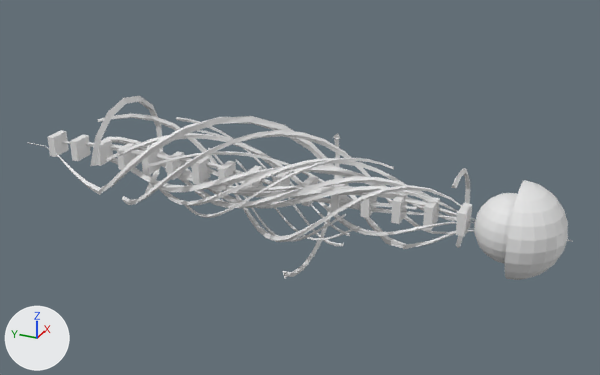
A saved change to the OBJ model Assets/Models/UpperArm/bras_0015.obj.
Rendered twice from a 50 mm lens placed at (-1.026, -0.507, 0.515), pointed at (0.029, -0.032, -0.012). The lights are fixed; the arrows at lower left show +X, +Y and +Z. Where no turn or scale is listed for an object, it has been applied to the vertices. Vertices at the same position are counted once.

In view in the first picture: 'bras_0015'.
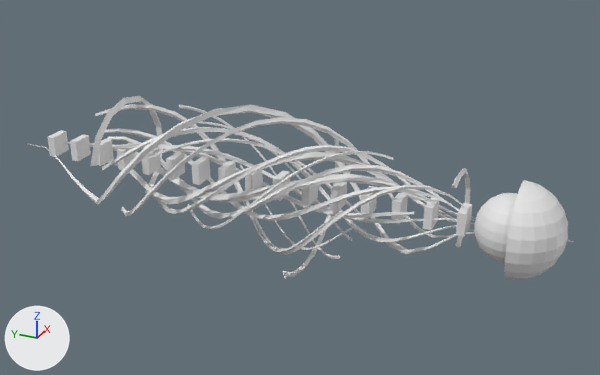
What changed in the scene script:
```text
Change me_bras_0015:
    remove me_bras_0015.from_pydata(...)  # 2438 vertices, 2445 faces; spans x -0.103..0.131, y -0.437..0.461, z -0.131..0.101
    add me_bras_0015.from_pydata(...)  # 2439 vertices, 2445 faces; spans x -0.11..0.131, y -0.437..0.461, z -0.131..0.112
    me_bras_0015 part 1: the loose piece of 98 vertices spanning x -0.075..0.08, y -0.145..0.155, z -0.081..0.01 is multiplied about the mesh origin by the matrix ((1.21, 0.003, 0.136), (0.0, 1.0, 0.0), (-0.132, -0.003, 1.215))
    me_bras_0015 part 2: the loose piece of 98 vertices spanning x -0.059..0.071, y -0.161..0.099, z -0.071..-0.004 is multiplied about the mesh origin by the matrix ((1.206, 0.006, 0.19), (0.0, 1.0, 0.0), (-0.181, -0.005, 1.216))
    me_bras_0015 part 3: the loose piece of 98 vertices spanning x -0.037..0.076, y -0.13..0.177, z -0.076..0.072 is multiplied about the mesh origin by the matrix ((1.264, 0.003, 0.035), (0.0, 1.0, 0.0), (-0.042, 0.004, 1.261))
    me_bras_0015 part 4: the loose piece of 98 vertices spanning x -0.01..0.062, y -0.129..0.139, z -0.06..0.058 is multiplied about the mesh origin by the matrix ((1.215, -0.006, -0.242), (0.0, 1.0, 0.0), (0.247, 0.01, 1.195))
    me_bras_0015 part 5: the loose piece of 98 vertices spanning x -0.084..0.077, y -0.353..0.256, z -0.066..0.083 is rebuilt with 98 vertices and now spans x -0.062..0.071, y -0.3..0.267, z -0.062..0.071
    me_bras_0015 part 6: the loose piece of 98 vertices spanning x -0.046..0.057, y -0.3..0.267, z -0.053..0.058 is rebuilt with 98 vertices and now spans x -0.055..0.056, y -0.272..0.314, z -0.056..0.038
    me_bras_0015 part 7: the loose piece of 98 vertices spanning x -0.059..0.038, y -0.298..0.245, z -0.058..0.058 is rebuilt with 98 vertices and now spans x -0.075..0.053, y -0.298..0.245, z -0.074..0.075
    me_bras_0015 part 8: the loose piece of 98 vertices spanning x -0.043..0.032, y -0.437..0.339, z -0.041..0.043 is rebuilt with 98 vertices and now spans x -0.063..0.047, y -0.437..0.339, z -0.06..0.063
    me_bras_0015 part 9: the loose piece of 98 vertices spanning x -0.05..0.044, y -0.337..0.326, z -0.05..0.043 is rebuilt with 98 vertices and now spans x -0.068..0.058, y -0.337..0.326, z -0.068..0.061
    me_bras_0015 part 10: the loose piece of 98 vertices spanning x -0.022..0.013, y -0.243..0.195, z -0.022..0.02 is rebuilt with 98 vertices and now spans x -0.023..0.031, y -0.226..0.277, z -0.031..0.03
    me_bras_0015 part 11: the loose piece of 98 vertices spanning x -0.071..0.028, y -0.18..0.168, z -0.071..0.066 is rebuilt with 98 vertices and now spans x -0.087..0.029, y -0.18..0.168, z -0.088..0.079
    me_bras_0015 part 12: the loose piece of 98 vertices spanning x -0.041..0.039, y -0.272..0.314, z -0.042..0.032 is rebuilt with 98 vertices and now spans x -0.042..0.027, y -0.243..0.195, z -0.042..0.037
    me_bras_0015 part 13: the loose piece of 98 vertices spanning x -0.08..0.084, y -0.298..0.321, z -0.084..0.063 is rebuilt with 98 vertices and now spans x -0.094..0.101, y -0.298..0.321, z -0.1..0.08
    me_bras_0015 part 14: the loose piece of 98 vertices spanning x -0.015..0.015, y -0.226..0.277, z -0.016..0.012 is rebuilt with 98 vertices and now spans x -0.02..0.035, y -0.29..0.192, z -0.034..0.035
    me_bras_0015 part 15: the loose piece of 98 vertices spanning x -0.037..0.039, y -0.142..0.196, z -0.027..0.039 is rebuilt with 98 vertices and now spans x -0.051..0.058, y -0.142..0.196, z -0.044..0.058
    me_bras_0015 part 16: a new loose piece of 98 vertices spanning x -0.103..0.095, y -0.353..0.256, z -0.083..0.103
    me_bras_0015 part 17: 2 vertices moved within x -0.007, y 0.424..0.461, z -0.007; 289 vertices removed from x -0.091..0.096, y -0.416..0.461, z -0.072..0.095; 192 vertices added at x -0.11..0.113, y -0.416..0.461, z -0.082..0.112
```

Pixel boxes [x1, y1, x2, y2] of what changed, in the pictures (600 x 375 px; the box of a moved part takes in the faces that stretch with it):
'bras_0015', reshaped: before [29, 96, 573, 280]; after [28, 96, 573, 280]
part 1 of me_bras_0015, moved or reshaped: before [208, 148, 346, 242]; after [217, 156, 343, 252]
part 2 of me_bras_0015, moved or reshaped: before [236, 159, 359, 240]; after [240, 164, 356, 250]
part 3 of me_bras_0015, moved or reshaped: before [176, 117, 344, 246]; after [179, 105, 340, 259]
part 4 of me_bras_0015, moved or reshaped: before [197, 130, 350, 236]; after [199, 121, 352, 241]
part 5 of me_bras_0015, rebuilt: before [122, 130, 474, 234]; after [102, 127, 468, 242]
part 6 of me_bras_0015, rebuilt (10% shorter): before [106, 133, 468, 236]; after [105, 128, 452, 221]
part 7 of me_bras_0015, rebuilt (23% taller): before [147, 158, 457, 218]; after [148, 145, 454, 219]
part 8 of me_bras_0015, rebuilt (7% taller): before [110, 158, 573, 242]; after [107, 152, 573, 242]
part 9 of me_bras_0015, rebuilt: before [103, 138, 476, 220]; after [107, 137, 475, 219]
part 10 of me_bras_0015, rebuilt (16% wider, 88% taller): before [166, 168, 425, 207]; after [113, 144, 414, 218]
part 11 of me_bras_0015, rebuilt (31% taller): before [183, 158, 394, 218]; after [188, 151, 394, 230]
part 12 of me_bras_0015, rebuilt: before [106, 137, 452, 209]; after [178, 177, 430, 202]
part 13 of me_bras_0015, rebuilt (17% taller): before [98, 113, 463, 242]; after [95, 104, 467, 255]
part 14 of me_bras_0015, rebuilt (30% taller): before [130, 150, 417, 210]; after [159, 145, 457, 223]
part 15 of me_bras_0015, rebuilt: before [148, 151, 352, 200]; after [142, 138, 366, 218]
part 16 of me_bras_0015, added: after [121, 117, 474, 238]
part 17 of me_bras_0015, moved or reshaped: before [29, 116, 475, 249]; after [28, 105, 475, 254]
